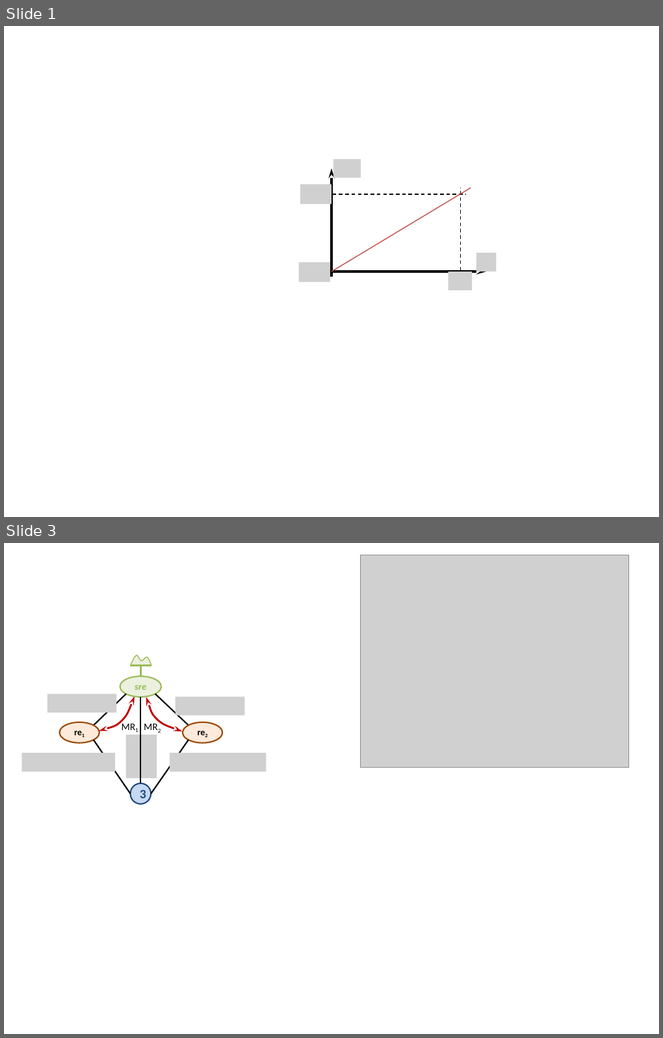
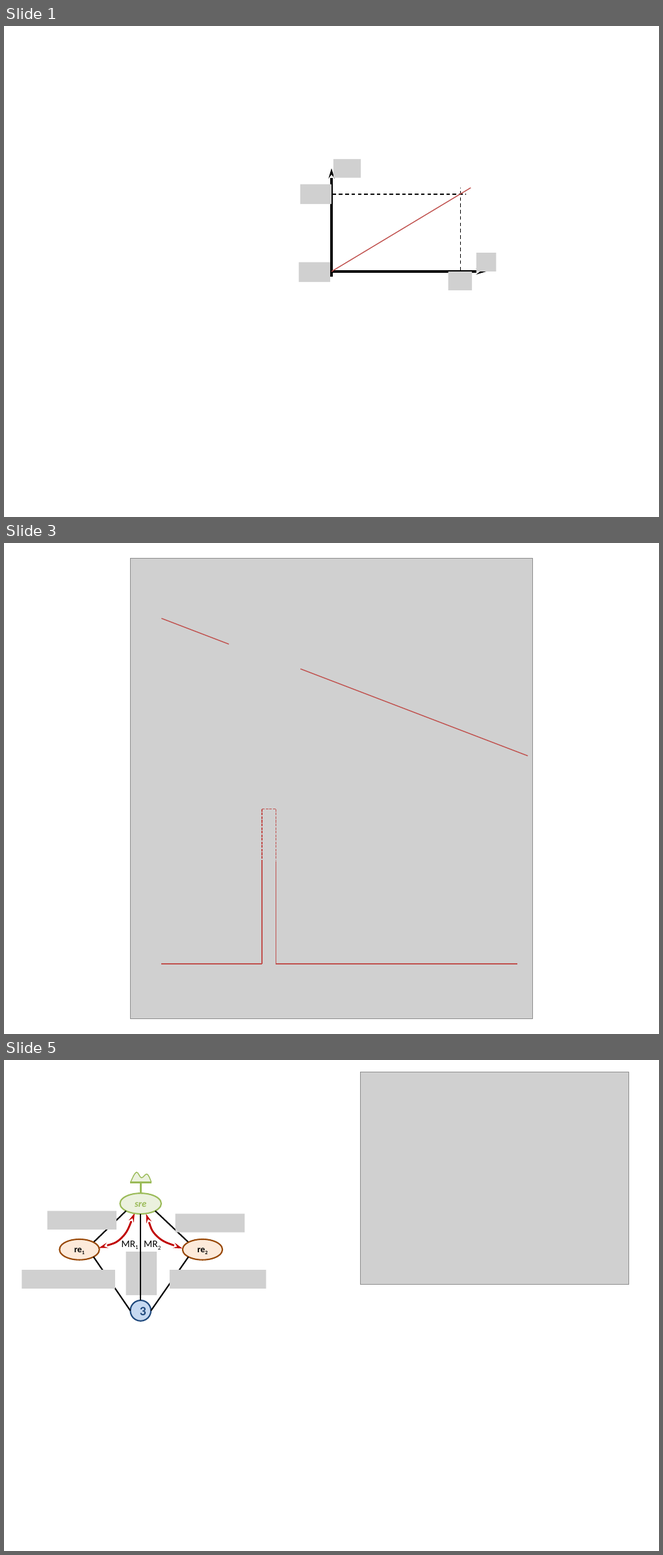
Before and after one commit to xpessoles/PSI, a slide deck: Centrale_2018/images/Figures.pptx. Shown one above the other, each under a label of ours: slides 1 and 3 before the commit, slides 1, 3 and 5 after it; the slides between them are not shown. The pictures are 663x1038 and 663x1555 pixels, drawn with LibreOffice and Linux fonts; fonts in the diff are those of the drawing; grey boxes stand for pictures. Boxes give left, top, right and bottom in pixels: in the first picture for what was removed or moved away, otherwise in the second. Text is boxed around its words. In the diff, an @@ line names an element or a change of style, - is before the commit and + after.

```diff
--- a/Centrale_2018/images/Figures.pptx
+++ b/Centrale_2018/images/Figures.pptx
@@ slide 3 added at <box>4,543,659,1034</box>, background #FFFFFF @@
@@ picture added at <box>131,559,532,1019</box> @@
@@ line added from (161, 618) to (229, 644), #C0504D 1 pt @@
@@ picture added at <box>177,609,253,628</box> @@
@@ line added from (301, 669) to (528, 756), #C0504D 1 pt @@
@@ picture added at <box>404,696,480,715</box> @@
@@ picture added at <box>256,789,282,808</box> @@
@@ line added from (262, 809) to (262, 861), #C0504D 1 pt dashed @@
@@ line added from (262, 809) to (276, 809), #C0504D 1 pt dashed @@
@@ line added from (276, 809) to (276, 861), #C0504D 1 pt dashed @@
@@ line added from (262, 964) to (262, 861), #C0504D 1 pt @@
@@ line added from (276, 964) to (276, 861), #C0504D 1 pt @@
@@ picture added at <box>164,943,211,963</box> @@
@@ picture added at <box>425,943,471,963</box> @@
@@ line added from (161, 964) to (262, 964), #C0504D 1 pt @@
@@ line added from (276, 964) to (517, 964), #C0504D 1 pt @@
@@ what was slide 3 is now slide 5 @@
```
Also in this commit, not shown: 1 other slide added, 2 other files.
